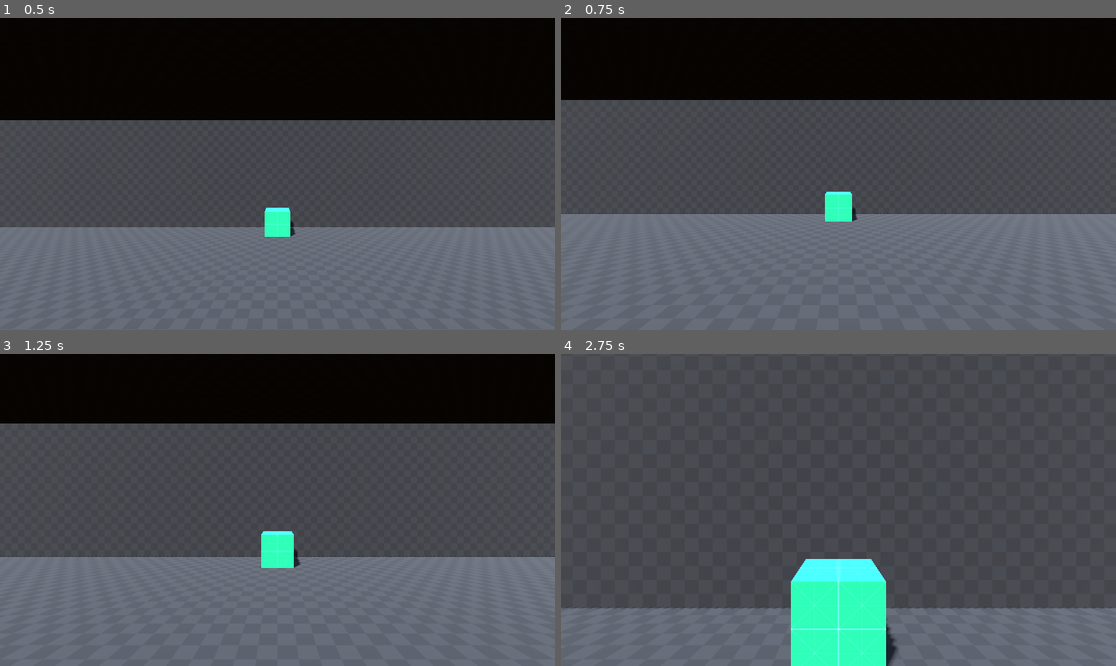
Above: before the commit, frames 1-4 (two rows, left to right).
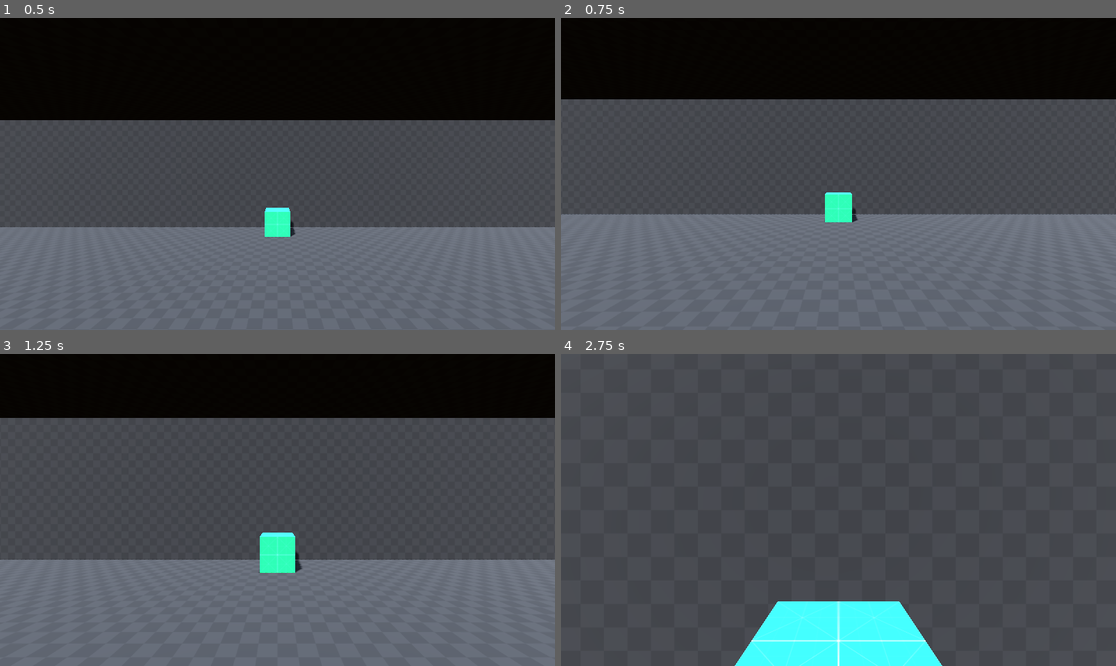
Above: after the commit, the same moments.

Repository: grandeisa/cover-jam
Game: Godot game, scene res://scenes/test_house_scene.tscn
Same seed, same stepped clock (60 frames per second), same inputs: the game is played once before the commit and once after it.
Inputs:
- Up to frame 1 (0.5 s): no input
- Up to frame 2 (0.75 s): hold W (p_forward) from 0.53 s (still down); tap E (p_interact) at 0.6 s
- Up to frame 3 (1.25 s): keep holding W (p_forward)
- Up to frame 4 (2.75 s): keep holding W (p_forward); tap E (p_interact) at 1.35, 2.1 s

Frame 1 is identical in both runs. In frame 2, 0.4% of the frame differs, in the area x 0-100%, y 26-66%; in frame 3, 2.9%; in frame 4, 21%, in the area x 0-100%, y 65-100%.

Commit message:
Add interaction hint label system

Diff:
--- a/scenes/player.tscn
+++ b/scenes/player.tscn
@@ -30,7 +30,29 @@
 [node name="CharacterController" type="Node" parent="." unique_id=1797100709 node_paths=PackedStringArray("_body")]
 script = ExtResource("2_dqkch")
 _body = NodePath("..")
+_speed = 200.0
 
-[node name="InteractionController" type="Node" parent="." unique_id=1750395310 node_paths=PackedStringArray("_detector_ray")]
+[node name="InteractionController" type="Node" parent="." unique_id=1750395310 node_paths=PackedStringArray("_detector_ray", "_interaction_hint_label")]
 script = ExtResource("3_qlg0r")
 _detector_ray = NodePath("../CameraOrigin/InteractionRay")
+_interaction_hint_label = NodePath("../HUD/InteractionLabel")
+
+[node name="HUD" type="CanvasLayer" parent="." unique_id=374679099]
+
+[node name="InteractionLabel" type="RichTextLabel" parent="HUD" unique_id=285021282]
+anchors_preset = 8
+anchor_left = 0.5
+anchor_top = 0.5
+anchor_right = 0.5
+anchor_bottom = 0.5
+offset_left = -51.5
+offset_top = 16.0
+offset_right = 51.5
+offset_bottom = 56.0
+grow_horizontal = 2
+grow_vertical = 2
+text = "IS THIS REAL?"
+fit_content = true
+autowrap_mode = 0
+horizontal_alignment = 1
+vertical_alignment = 1
--- a/scenes/test_house_scene.tscn
+++ b/scenes/test_house_scene.tscn
@@ -46,6 +46,7 @@
 use_collision = true
 collision_layer = 3
 script = ExtResource("4_stiys")
+interaction_hint = "Turn the oven off?"
 
 [node name="TriggerEventInteraction" type="Node" parent="TestOvenInteractable" unique_id=871634787]
 script = ExtResource("4_640pk")
@@ -62,6 +63,7 @@
 use_collision = true
 collision_layer = 3
 script = ExtResource("4_stiys")
+interaction_hint = "Go to work..?"
 
 [node name="CSGBox3D" type="CSGBox3D" parent="Car" unique_id=1405356217]
 transform = Transform3D(1, 0, 0, 0, 1, 0, 0, 0, 1, 0, 0.5, 0)
--- a/scripts/player/interaction_controller.gd
+++ b/scripts/player/interaction_controller.gd
@@ -4,13 +4,11 @@
 ## [RayCast3D] used to detect interactable objects.
 @export var _detector_ray: RayCast3D
 
-# Called when the node enters the scene tree for the first time.
-func _ready() -> void:
-	pass # Replace with function body.
-
+## Used to display the text of the interactions hint.
+@export var _interaction_hint_label: RichTextLabel
 
 # Called every frame. 'delta' is the elapsed time since the previous frame.
-func _process(delta: float) -> void:
+func _process(_delta: float) -> void:
 	_detect_interactable()
 
 
@@ -18,10 +16,15 @@
 ## and handles interaction input.
 func _detect_interactable() -> void:
 	var detected_object = _detector_ray.get_collider()
+	if detected_object is Interactable:
+		if not detected_object.active:
+			_interaction_hint_label.visible = false
+			return
 
-	if detected_object is not Interactable: return
+		_interaction_hint_label.text = detected_object.interaction_hint
+		_interaction_hint_label.visible = true
 
-	# **PLACE CODE TO DISPLAY VISUAL INDICATOR HERE**
-
-	if Input.is_action_just_pressed("p_interact"):
-		detected_object.interact.emit()
+		if Input.is_action_just_pressed("p_interact"):
+			detected_object.trigger_interaction()
+	else:
+		_interaction_hint_label.visible = false
